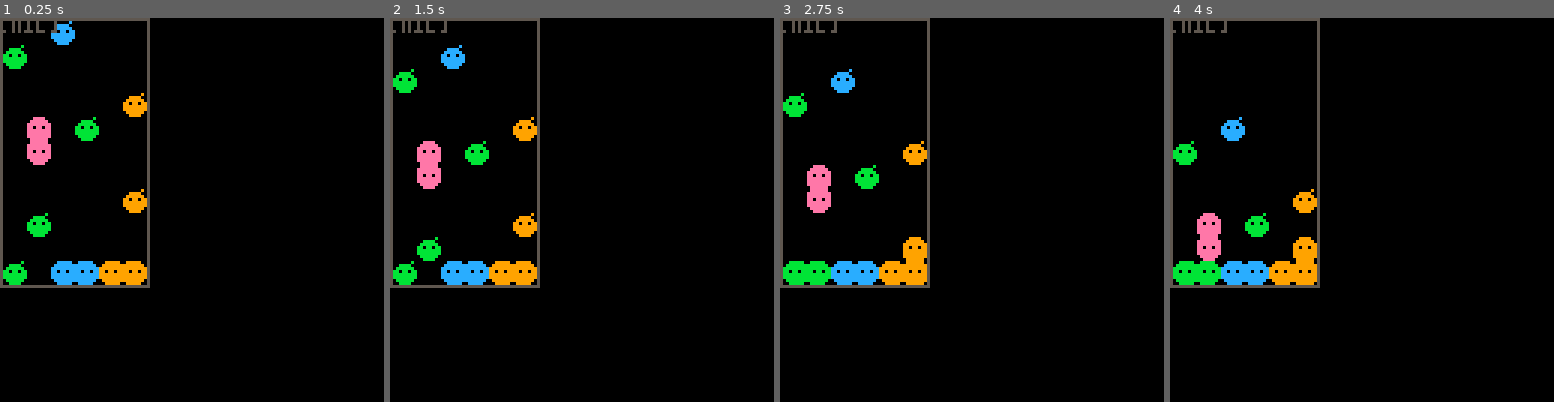
Above: before the commit, frames 1-4 (left to right).
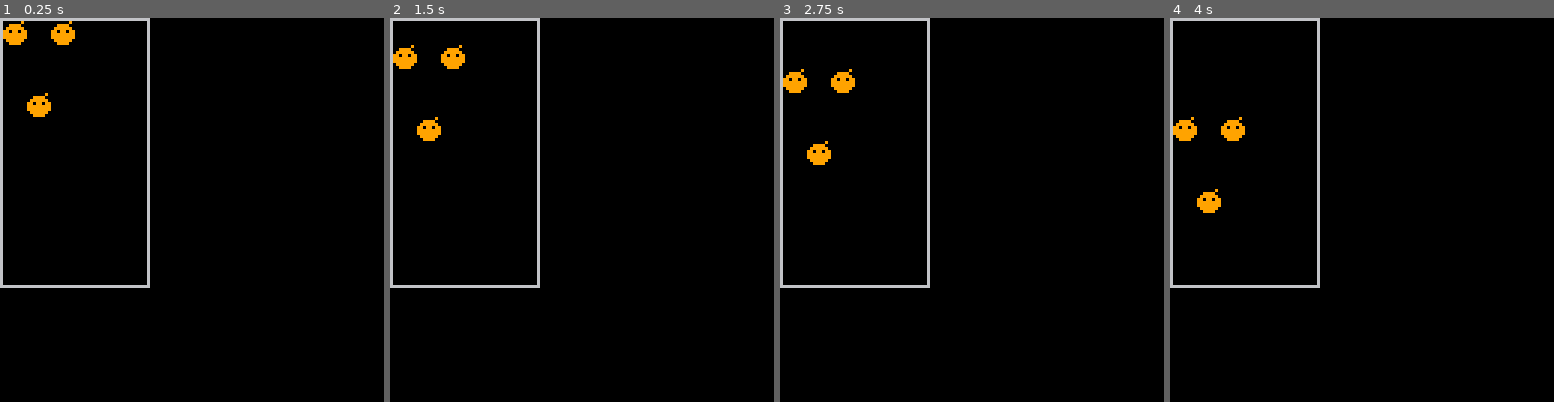
Above: after the commit, the same moments.

Repository: calsbrook/pico8stuff
Game: PICO-8 cartridge puyo.p8
Same seed, same stepped clock (60 frames per second), same inputs: the game is played once before the commit and once after it.
Inputs:
- Up to frame 1 (0.25 s): no input
- Up to frame 2 (1.5 s): no input
- Up to frame 3 (2.75 s): no input
- Up to frame 4 (4 s): no input

The runs differ from the first frame. In frame 1, 6.1% of the frame differs, in the area x 0-40%, y 0-71%; in frame 2, 6.2%; in frame 3, 6.4%; in frame 4, 6.4%.

Commit message:
fixing puyo data structure

Diff:
--- a/puyo.p8
+++ b/puyo.p8
@@ -4,20 +4,13 @@
 
 function _init()
 	t=0
-	gameboard = {
-		{0,0,12,0,0,0},
-		{11,0,0,0,0,0},
-		{0,0,0,0,0,0},
-		{0,0,0,0,0,9},
-		{0,14,0,11,0,0},
-		{0,14,0,0,0,0},
-		{0,0,0,0,0,0},
-		{0,0,0,0,0,9},
-		{0,11,0,0,0,0},
-		{0,0,0,0,0,0},
-		{11,0,12,12,9,9},
-	}
+	gameboard = {}
+	for i=1, 11 do
+		add(gameboard, {0,0,0,0,0,0})
+	end
 	locations = {}
+	allblobs = {{x=1,y=1,col=9}, {x=3,y=1,col=9},{x=2,y=4,col=9}}
+	placeblobs()
 end
 
 function _draw()
@@ -32,7 +25,6 @@
 		end
 	end
 	rect(0,0,8*6+1,8*11+1)
-	print(locations[1],0,0,5)
 end
 
 function findconnect(x,y)
@@ -79,8 +71,17 @@
 function _update()
 	t+=1
 	if t%30==0 then
+		-- checkallblobs()
 		gravity()
-	end
+		placeblobs()
+	end
+end
+
+function placeblobs()
+	foreach(allblobs, function(blob)
+		printh("y:"..blob.y.."x:"..blob.x)
+		gameboard[blob.y][blob.x] = blob.col
+	end)
 end
 
 function gravity()
@@ -88,13 +89,14 @@
 		for j=1, #gameboard[i] do
 			y = 12-i
 			x = j
-			if gameboard[y][x] > 0 then
-				if y<11 and gameboard[y+1][j] == 0 then
-					temp = gameboard[y][x]
-					gameboard[y][x] = 0
-					gameboard[y+1][x] = temp
-				end
-			end
+			foreach(allblobs, function(blob)
+				if blob.y== y and blob.x==x then
+					if blob.y < 11 then
+						gameboard[blob.y][blob.x] = 0
+						blob.y+=1
+					end
+				end
+			end)
 		end
 	end
 end
@@ -102,10 +104,12 @@
 function checkallblobs()
 	for i=1, #gameboard do
 		for j=1, #gameboard[i] do
+			--REWRITE SO THAT WE HAVE A LIST OF BLOBS RATHER THAN CYCLING THROUGH EVERYTHING
 			if gameboard[i][j] > 0 then
-				test = findblobsize(x,y)
-
-				if locations >= 4 then
+				size = 1
+				test = findblobsize(j,i)
+				-- printh(test)
+				if size >= 4 then
 					foreach(locations,
 					function(obj)
 						gameboard[obj[2]][obj[1]] = 0
@@ -119,10 +123,12 @@
 function findblobsize(x,y)
 	locations = {{x,y}}
 	checkallsides(x,y)
+	-- printh(locations)
 	return locations
 end
 
 function checkallsides(x,y)
+
 	col = gameboard[y][x]
 	if y<11 then
 		if gameboard[y+1][x] == col then
@@ -130,6 +136,7 @@
 				if locations[i][1] == x and locations[i][2] == y+1 then
 					return
 				else
+					size += 1
 					add(locations, {x,y+1})
 					checkallsides(x,y+1)
 				end
@@ -143,6 +150,7 @@
 				if locations[i][1] == x and locations[i][2] == y-1 then
 					return
 				else
+					size += 1
 					add(locations, {x,y-1})
 					checkallsides(x,y-1)
 				end
@@ -156,6 +164,7 @@
 				if locations[i][1] == x+1 and locations[i][2] == y then
 					return
 				else
+					size += 1
 					add(locations, {x+1,y})
 					checkallsides(x+1,y)
 				end
@@ -169,12 +178,14 @@
 				if locations[i][1] == x-1 and locations[i][2] == y then
 					return
 				else
+					size += 1
 					add(locations, {x+1,y})
 					checkallsides(x+1,y)
 				end
 			end
 		end
 	end
+	-- printh(size)
 	return
 end
 __gfx__
